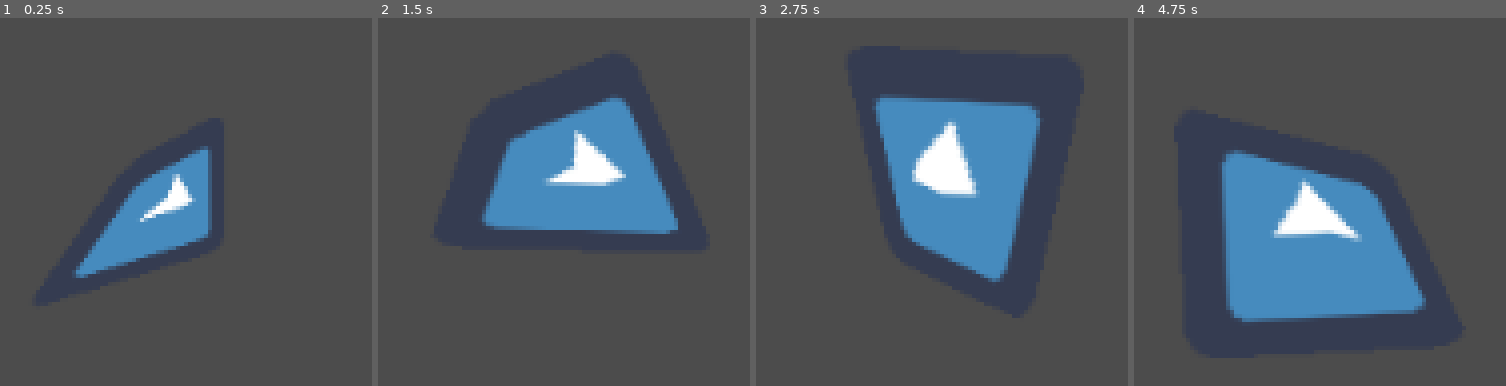
Above: before the commit, frames 1-4 (left to right).
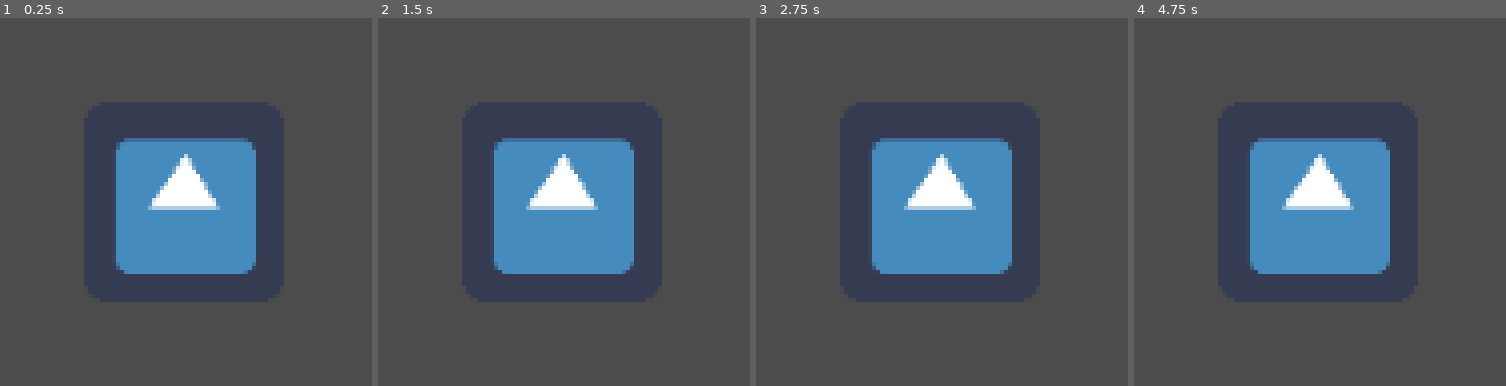
Above: after the commit, the same moments.

Repository: KennedyMungai/GodotShadersIntro
Game: Godot game, scene res://Scenes/DancingGobot.tscn
The game is run twice, just before and just after one commit, with the same random seed, the same clock (stepped at 60 frames per second) and the same inputs. The project has no main scene, so this scene is started directly. The engine's default icon, where the game draws it, is replaced by a stand-in: a white triangle on a blue panel in a dark square.
Inputs:
- Up to frame 1 (0.25 s): no input
- Up to frame 2 (1.5 s): no input
- Up to frame 3 (2.75 s): no input
- Up to frame 4 (4.75 s): no input

The runs differ from the first frame. In frame 1, 11% of the frame differs, in the area x 19-69%, y 32-71%; in frame 2, 12%; in frame 3, 12%; in frame 4, 16%, in the area x 23-79%, y 32-83%.

Commit message:
Commented out the displacement code inside the vertex function call

Diff:
--- a/Shaders/DancingGobot.gdshader
+++ b/Shaders/DancingGobot.gdshader
@@ -3,6 +3,6 @@
 
 void vertex()
 {
-	VERTEX.y += cos(TIME + VERTEX.y + VERTEX.x) * 20.0;
-	VERTEX.x += sin(TIME + VERTEX.x + VERTEX.y) * 20.0;
+//	VERTEX.y += cos(TIME + VERTEX.y + VERTEX.x) * 20.0;
+//	VERTEX.x += sin(TIME + VERTEX.x + VERTEX.y) * 20.0;
 }
